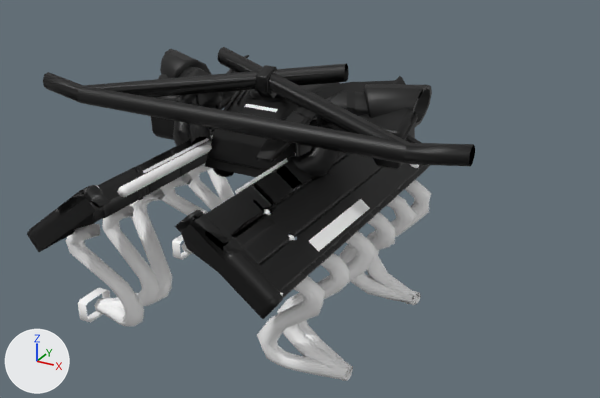
An edit to the glTF model source/raw/base/vehicles/docworks/v_sport3_docworks_arcadia_mkv/entities/meshes/doc_arcadia__ext01_engine_01.glb, drawn before and after from the same camera.
The view is the same before and after, from a camera (50 mm lens) standing at (1.23, -3.772, 0.91) and looking at (0.122, -1.757, -0.097). Arrows for +X, +Y and +Z are at lower left; the lights stay in place. Vertices at the same position are counted once.

In view in the first picture: 'submesh_00_LOD_1.016', 'submesh_01_LOD_1.012', 'submesh_02_LOD_1.012', 'submesh_03_LOD_1.006'.
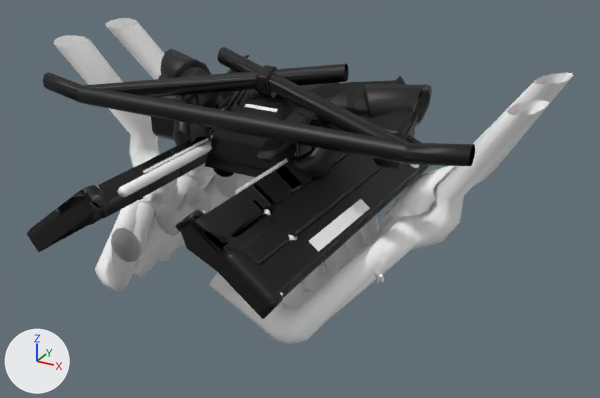
The change, as a list of edits to the scene's bpy script:
```text
Change me_submesh_00_lod_1_027:
    used by ob_submesh_00_lod_1_016; location = (0.0, 0.0, 0.0)
    remove me_submesh_00_lod_1_027.from_pydata(...)  # 13632 vertices, 23656 faces; spans x -0.689..0.687, y -2.357..-1.334, z -0.489..0.304
    add me_submesh_00_lod_1_027.from_pydata(...)  # 13690 vertices, 23200 faces; spans x -0.815..0.81, y -2.357..-1.29, z -0.347..0.304
    me_submesh_00_lod_1_027 part 1: the loose piece of 206 vertices spanning x 0.19..0.441, y -1.751..-1.527, z -0.479..-0.086 is rebuilt with 72 vertices and now spans x 0.138..0.434, y -1.836..-1.544, z -0.345..-0.061
    me_submesh_00_lod_1_027 part 2: the loose piece of 206 vertices spanning x -0.441..-0.19, y -1.799..-1.575, z -0.479..-0.086 is rebuilt with 72 vertices and now spans x -0.445..-0.119, y -1.836..-1.549, z -0.345..-0.061
    me_submesh_00_lod_1_027 part 3: the loose piece of 197 vertices spanning x -0.429..-0.195, y -2.102..-1.877, z -0.474..-0.087 is rebuilt with 72 vertices and now spans x -0.433..-0.116, y -2.103..-1.792, z -0.347..-0.062
    me_submesh_00_lod_1_027 part 4: the loose piece of 197 vertices spanning x 0.195..0.429, y -2.054..-1.829, z -0.474..-0.087 is rebuilt with 72 vertices and now spans x 0.137..0.454, y -2.103..-1.812, z -0.347..-0.062
    me_submesh_00_lod_1_027 part 5: the loose piece of 189 vertices spanning x 0.212..0.437, y -1.577..-1.392, z -0.48..-0.086 is rebuilt with 72 vertices and now spans x 0.14..0.419, y -1.624..-1.371, z -0.341..-0.057
    me_submesh_00_lod_1_027 part 6: the loose piece of 82 vertices spanning x 0.197..0.422, y -2.06..-1.975, z -0.476..-0.084 is deleted
    me_submesh_00_lod_1_027 part 7: the loose piece of 82 vertices spanning x -0.422..-0.196, y -2.108..-2.023, z -0.476..-0.084 is deleted
    me_submesh_00_lod_1_027 part 8: the loose piece of 16 vertices spanning x -0.453..-0.416, y -1.661..-1.552, z -0.489..-0.417 is deleted
    me_submesh_00_lod_1_027 part 9: the loose piece of 16 vertices spanning x -0.454..-0.417, y -2.143..-2.034, z -0.489..-0.417 is deleted
    me_submesh_00_lod_1_027 part 10: 1 vertex moved from x -0.436, y -1.599, z -0.48 to x -0.285, y -1.924, z -0.338; 449 vertices removed from x -0.438..-0.186, y -2.234..-1.44, z -0.48..-0.084; 841 vertices added at x -0.815..-0.117, y -2.29..-1.29, z -0.345..0.297
    me_submesh_00_lod_1_027 part 11: 261 vertices removed from x 0.186..0.439, y -2.186..-1.526, z -0.476..-0.084; 758 vertices added at x 0.137..0.81, y -2.29..-1.296, z -0.345..0.298
```

Boxes [x1, y1, x2, y2] around the edits, measured in the pictures (600 x 398 px; the box of a moved part takes in the faces that stretch with it):
'submesh_00_LOD_1.016', reshaped (22% wider)
    before: [27, 47, 475, 381]
    after: [27, 18, 573, 344]
part 1 of me_submesh_00_lod_1_027, rebuilt
    before: [339, 212, 421, 305]
    after: [325, 203, 415, 273]
part 2 of me_submesh_00_lod_1_027, rebuilt
    before: [159, 173, 208, 254]
    after: [168, 173, 237, 246]
part 3 of me_submesh_00_lod_1_027, rebuilt
    before: [95, 189, 172, 310]
    after: [132, 202, 181, 278]
part 4 of me_submesh_00_lod_1_027, rebuilt
    before: [298, 231, 376, 381]
    after: [282, 251, 390, 319]
part 5 of me_submesh_00_lod_1_027, rebuilt
    before: [378, 180, 431, 305]
    after: [361, 205, 431, 245]
part 6 of me_submesh_00_lod_1_027, deleted
    before: [277, 253, 350, 381]
part 7 of me_submesh_00_lod_1_027, deleted
    before: [96, 205, 159, 312]
part 8 of me_submesh_00_lod_1_027, deleted
    before: [172, 235, 192, 260]
part 9 of me_submesh_00_lod_1_027, deleted
    before: [78, 288, 111, 323]
part 10 of me_submesh_00_lod_1_027, moved or reshaped
    before: [66, 163, 234, 326]
    after: [54, 18, 256, 292]
part 11 of me_submesh_00_lod_1_027, built on
    before: [257, 195, 417, 380]
    after: [209, 73, 573, 344]
